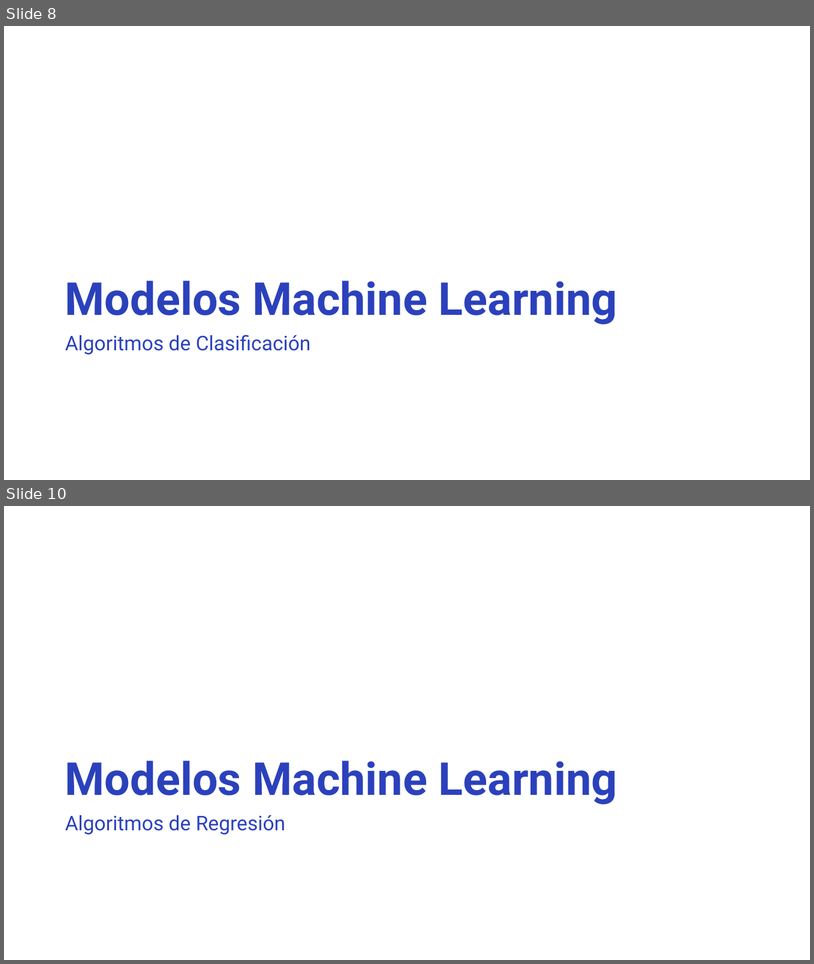
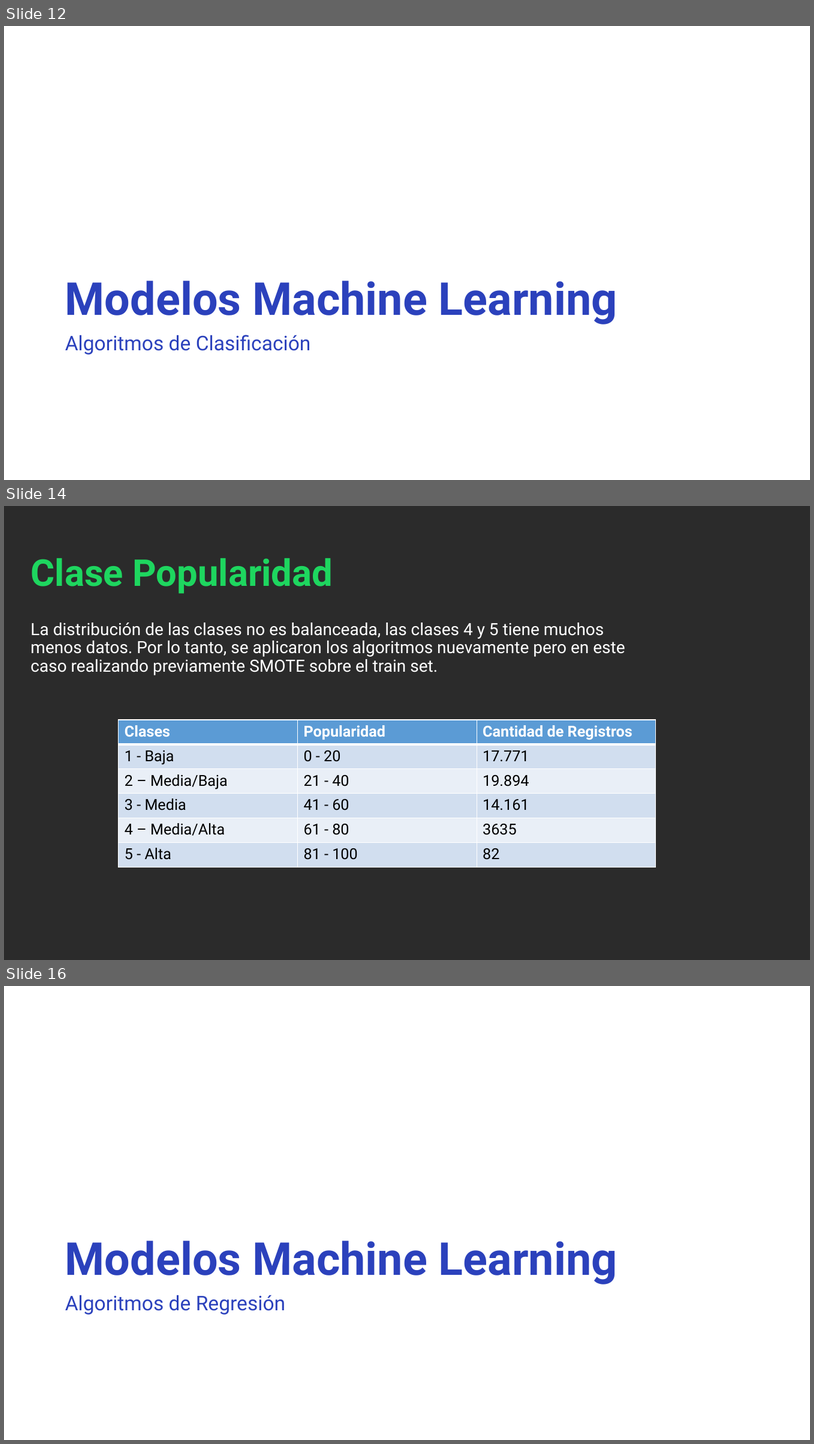
Before and after one commit to Rossana139/CoderHouse-25570-Proyecto-Spotify, a slide deck: Resumen y Presentacion/ProyectoSpotify.pptx. Shown one above the other, each under a label of ours: slides 8 and 10 before the commit, slides 12, 14 and 16 after it; the slides between them are not shown. The pictures are 814x964 and 814x1444 pixels, drawn with LibreOffice and Linux fonts; fonts in the diff are those of the drawing; background and template pictures are left out; a plain dark background stands for a picture behind light text. Boxes give left, top, right and bottom in pixels: in the first picture for what was removed or moved away, otherwise in the second. Text is boxed around its words. In the diff, an @@ line names an element or a change of style, - is before the commit and + after.

```diff
--- a/Resumen y Presentacion/ProyectoSpotify.pptx
+++ b/Resumen y Presentacion/ProyectoSpotify.pptx
@@ slide 14 added at bbox=[4, 506, 810, 960], background picture (left out) @@
@@ title added at bbox=[31, 558, 333, 594], 44 pt, text #1ED65F, bold @@
+Clase Popularidad
@@ text added at bbox=[30, 622, 625, 675], 20 pt, text #FFFFFF @@
+La distribución de las clases no es balanceada, las clases 4 y 5 tiene muchos menos datos. Por lo tanto, se aplicaron los algoritmos nuevamente pero en este caso realizando previamente SMOTE sobre el train set.
@@ table added at bbox=[119, 720, 656, 867], 6 rows, 3 columns @@
+Clases | Popularidad | Cantidad de Registros
+1 - Baja | 0 - 20 | 17.771
+2 – Media/Baja | 21 - 40 | 19.894
+3 - Media | 41 - 60 | 14.161
+4 – Media/Alta | 61 - 80 | 3635
+5 - Alta | 81 - 100 | 82
@@ what was slide 8 is now slide 12 @@
@@ what was slide 10 is now slide 16 @@
```
Also in this commit, not shown: 2 slides changed, 9 other slides added, 1 slide removed.
